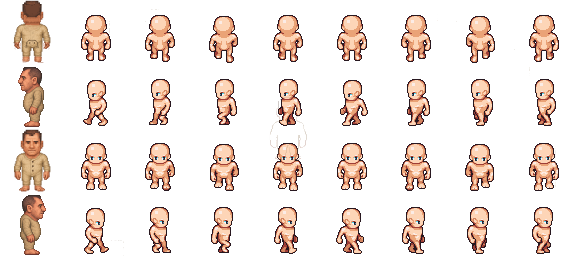
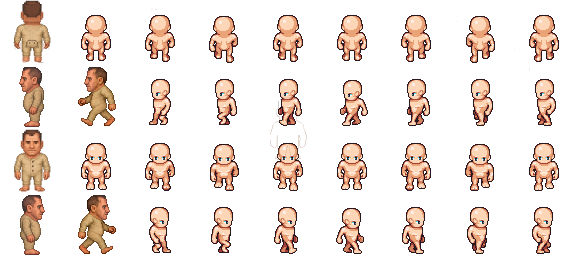
Revision of a layered w=576, h=256 image; what changed, layer by layer:
painted on "BandanaBart West 1" over 18, 72, 27, 92
added layer "BandanaBart West 2" above "BandanaBart South 1" over 78, 67, 116, 126
moved "BandanaBart East 1" above "BandanaBart East 2", painted on it over 37, 200, 46, 220
added layer "BandanaBart East 2" above "male_walkcycle.png" over 78, 195, 116, 254
painted on "male_walkcycle.png" over 83, 80, 124, 256
